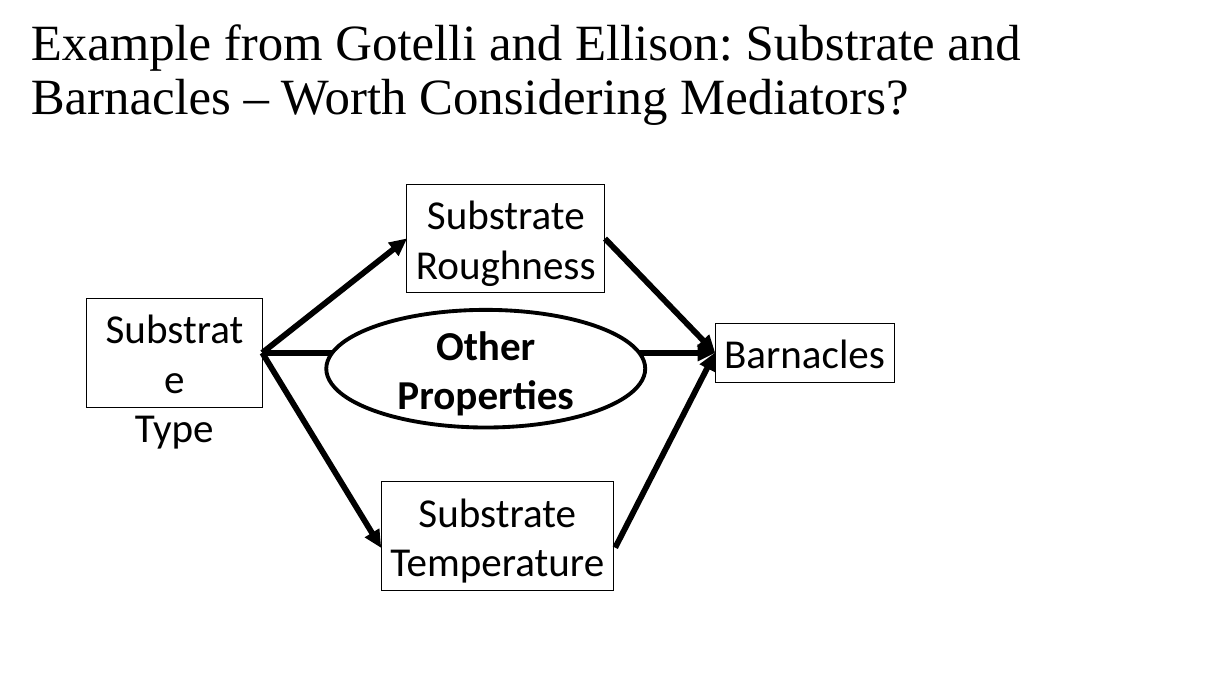
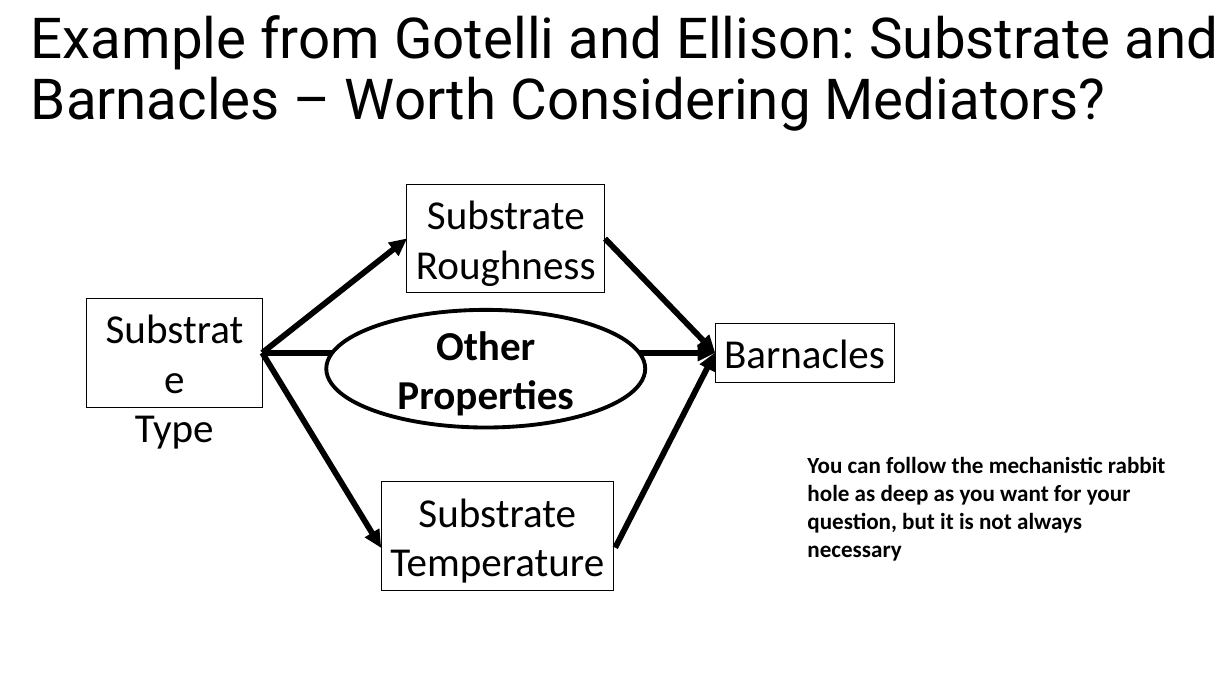
Before and after one commit to biol607/biol607.github.io, a slide deck: slide 4 of lectures/causality_experiments.pptx (slide 37 before the commit). Drawn at 1232x693 pixels with LibreOffice and Linux fonts; fonts in the diff are those of the drawing. Boxes give left, top, right and bottom in pixels: in the first picture for what was removed or moved away, otherwise in the second. Text is boxed around its words. In the diff, an @@ line names an element or a change of style, - is before the commit and + after.

Commit message:
Updating expt design lecture

```diff
--- a/lectures/causality_experiments.pptx
+++ b/lectures/causality_experiments.pptx
@@ title "Example from Gotelli and Ellison: ..." at box(31, 15, 1218, 131): size 39.6 to 44 pt, font Times New Roman to Roboto @@
@@ text added at box(807, 456, 1165, 561), 18 pt, text #000000, bold @@
+You can follow the mechanistic rabbit hole as deep as you want for your question, but it is not always necessary
```
Also in this commit, not shown: 21 other slides changed, 25 slides added, 30 slides removed.
